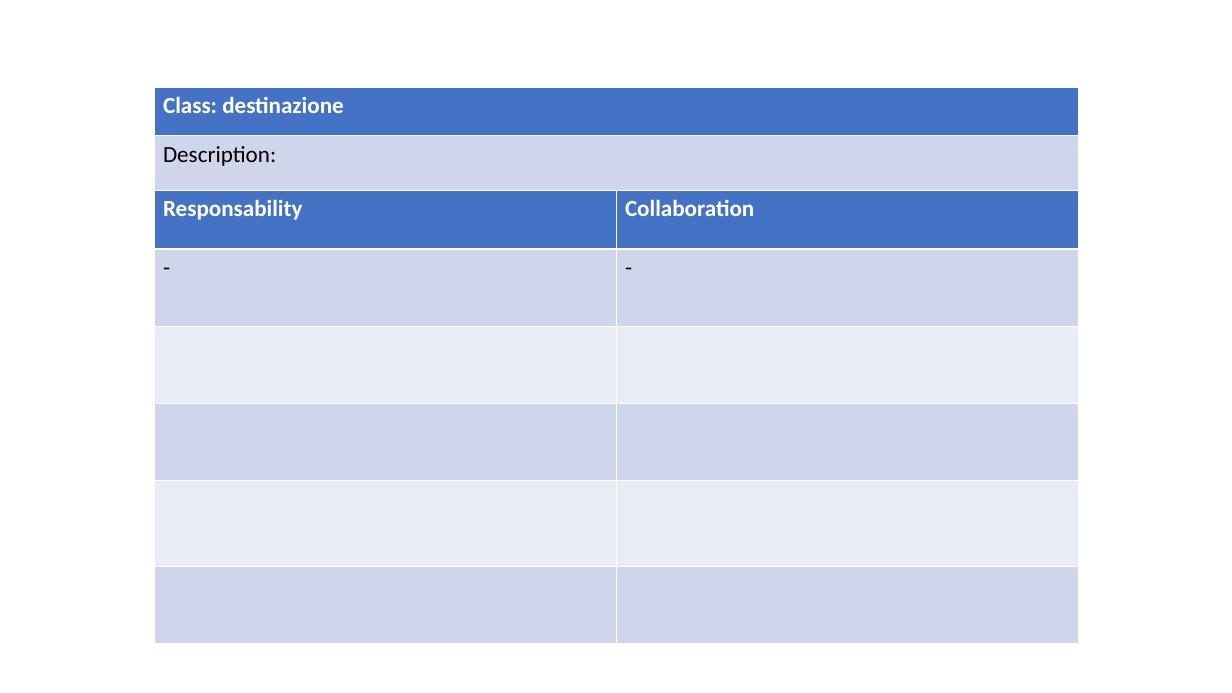
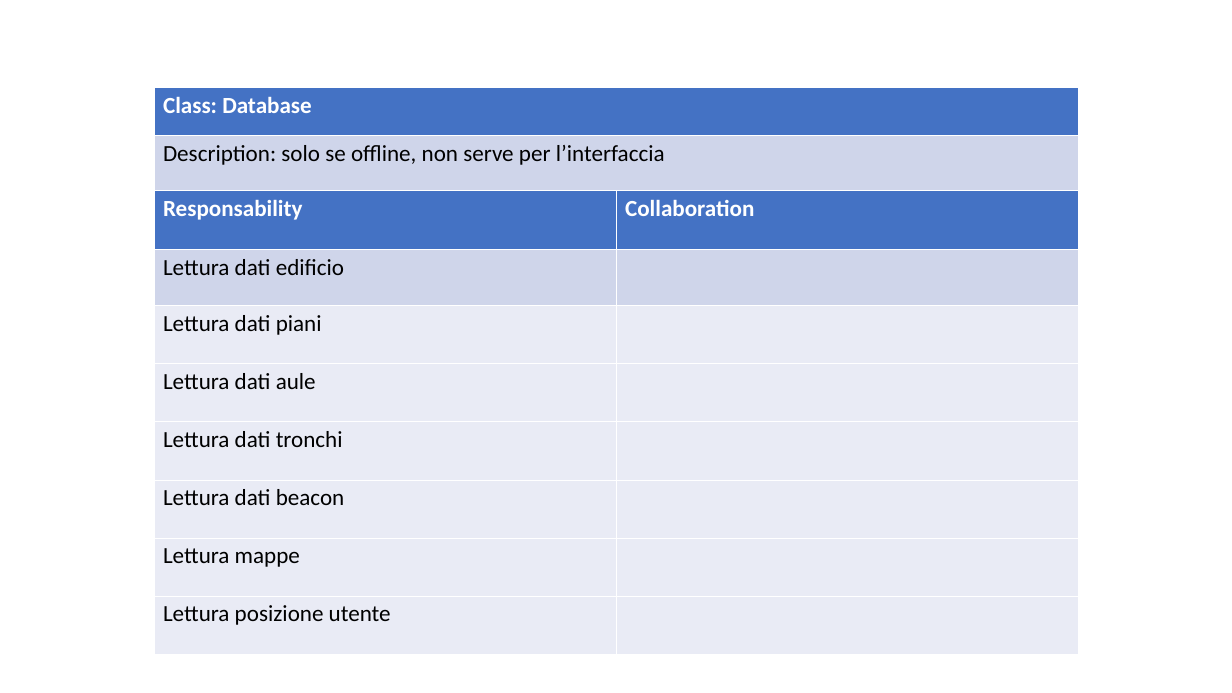
Before and after one commit to ecorradini/ProgettoIDS, a slide deck: slide 4 of AnalisiRequisiti/CRC/UT2/CRC_UT2.ppt. Drawn at 1232x693 pixels with LibreOffice and Linux fonts; fonts in the diff are those of the drawing. Boxes give left, top, right and bottom in pixels: in the first picture for what was removed or moved away, otherwise in the second. Text is boxed around its words. In the diff, an @@ line names an element or a change of style, - is before the commit and + after.

```diff
--- a/AnalisiRequisiti/CRC/UT2/CRC_UT2.ppt
+++ b/AnalisiRequisiti/CRC/UT2/CRC_UT2.ppt
@@ table at (154, 87, 1078, 190) @@
-row 1, column 1: Class: destinazione
+row 1, column 1: Class: Database
-row 2, column 1: Description:
+row 2, column 1: Description: solo se offline, non serve per l’interfaccia
@@ borders changed @@
@@ table at (154, 189, 1078, 653) @@
-row 2: - | -
-row 3:  | 
-row 4:  | 
-row 5:  | 
-row 6:  | 
+row 2: Lettura dati edificio | 
+row 3: Lettura dati piani | 
+row 4: Lettura dati aule | 
+row 5: Lettura dati tronchi | 
+row 6: Lettura dati beacon | 
+row 7: Lettura mappe | 
+row 8: Lettura posizione utente | 
```
Also in this commit, not shown: 2 other slides changed, 8 slides added, 3 slides removed, 5 other files.
